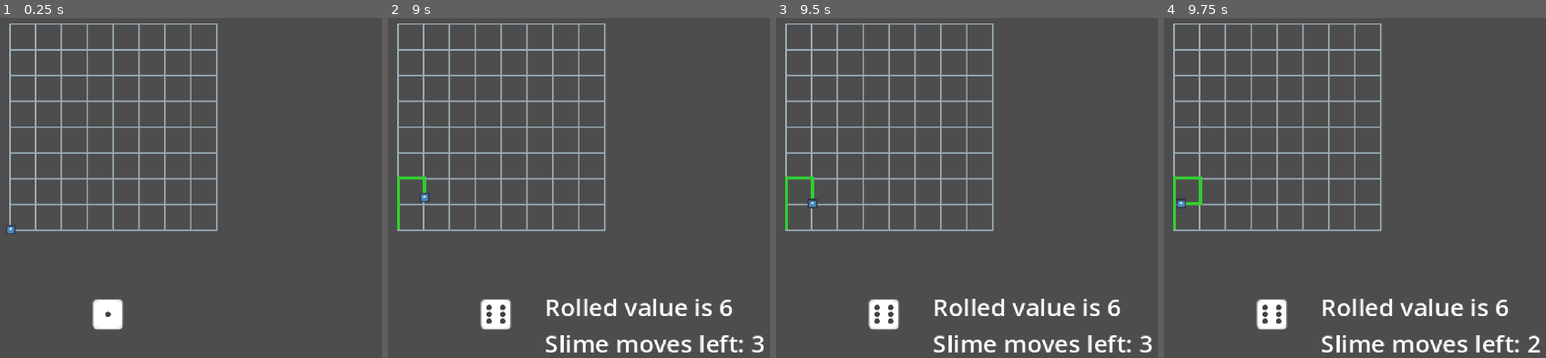
Above: before the commit, frames 1-4 (left to right).
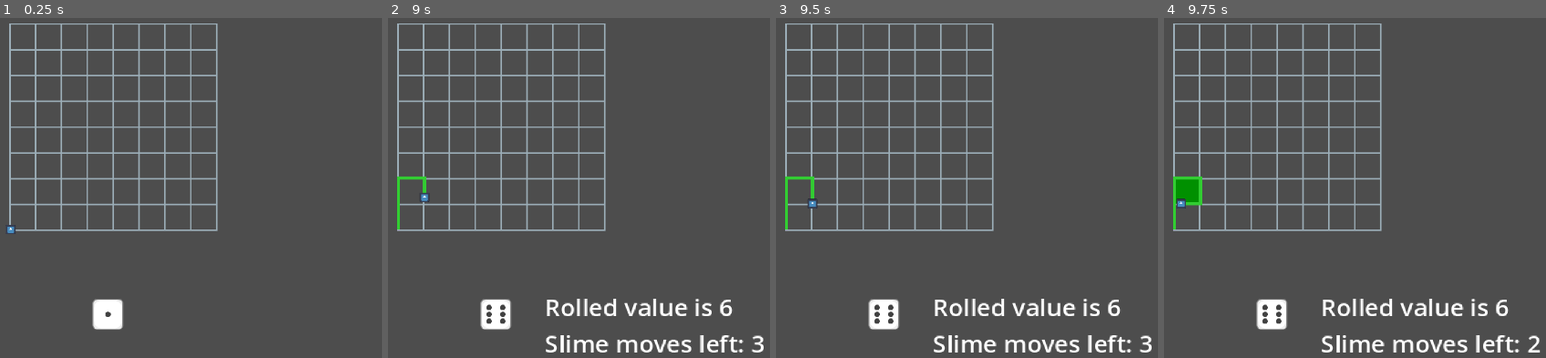
Above: after the commit, the same moments.

Repository: Sooshimi/mould
Game: Godot game, scene res://scenes/main.tscn
The game is run twice, just before and just after one commit, with the same random seed, the same clock (stepped at 60 frames per second) and the same inputs. The engine's default icon, where the game draws it, is replaced by a stand-in: a white triangle on a blue panel in a dark square.
Inputs (mouse positions are in pixels of both pictures, inside the frame that each line leads up to):
- Up to frame 1 (0.25 s): no input
- Up to frame 2 (9 s): click (494, 313) at 0.5 s; tap Enter at 1.25, 3.5, 5 s; hold D (right) 1.28-2.03 s; tap Space at 2, 4.25, 5.75 s; hold S (down) 2.03-2.78 s; hold D (right) 2.78-3.53 s; hold W (up) 3.53-4.28 s; hold A (left) 4.28-5.78 s; hold S (down) 5.78-6.53 s; hold D (right) 6.53-7.28 s; hold W (up) 7.28-8.03 s; hold D (right) 8.03-8.78 s; hold S (down) from 8.78 s (still down)
- Up to frame 3 (9.5 s): keep holding S (down)
- Up to frame 4 (9.75 s): release S (down) at 9.53 s; hold A (left) from 9.53 s (still down)

Frames 1-3 are identical in both runs. In frame 4, 0.4% of the frame differs, in the area x 3-10%, y 47-55%.

Commit message:
create dynamic grid

Diff:
--- a/scenes/cell.tscn
+++ b/scenes/cell.tscn
@@ -1,6 +1,6 @@
 [gd_scene load_steps=3 format=3 uid="uid://llc5dayvldkd"]
 
-[ext_resource type="Script" uid="uid://d01eus5cvfa8x" path="res://scenes/cell.gd" id="1_upbjj"]
+[ext_resource type="Script" uid="uid://d01eus5cvfa8x" path="res://scripts/cell.gd" id="1_upbjj"]
 
 [sub_resource type="RectangleShape2D" id="RectangleShape2D_6ngbm"]
 size = Vector2(2, 5.25)
--- /dev/null
+++ b/scenes/grid.tscn
@@ -0,0 +1,8 @@
+[gd_scene load_steps=3 format=3 uid="uid://ccx1n4a6ip1g3"]
+
+[ext_resource type="Script" uid="uid://kruj4kdk6pgc" path="res://scripts/grid.gd" id="1_t5fjg"]
+[ext_resource type="PackedScene" uid="uid://llc5dayvldkd" path="res://scenes/cell.tscn" id="2_w88cy"]
+
+[node name="Grid" type="Node2D"]
+script = ExtResource("1_t5fjg")
+cell_scene = ExtResource("2_w88cy")
--- a/scenes/main.tscn
+++ b/scenes/main.tscn
@@ -2,24 +2,24 @@
 
 [ext_resource type="Script" uid="uid://dcmuma8unkvxd" path="res://scripts/main.gd" id="1_0wfyh"]
 [ext_resource type="Texture2D" uid="uid://fatuvqcajhiy" path="res://assets/grid.png" id="2_sugp2"]
+[ext_resource type="PackedScene" uid="uid://ccx1n4a6ip1g3" path="res://scenes/grid.tscn" id="2_tipki"]
 [ext_resource type="PackedScene" uid="uid://h3smwm553ckt" path="res://scenes/slime.tscn" id="3_sugp2"]
 [ext_resource type="PackedScene" uid="uid://bnx3m6tx4tt5v" path="res://scenes/ui/ui.tscn" id="3_tbgi4"]
 [ext_resource type="PackedScene" uid="uid://caorlff8v250a" path="res://scenes/dice.tscn" id="4_jyhfs"]
 [ext_resource type="PackedScene" uid="uid://ciagworcfis82" path="res://scenes/slime_path.tscn" id="6_tefeu"]
-[ext_resource type="PackedScene" uid="uid://llc5dayvldkd" path="res://scenes/cell.tscn" id="7_o6xl0"]
 
 [node name="Main" type="Node2D"]
 script = ExtResource("1_0wfyh")
 
-[node name="Grid" type="TextureRect" parent="."]
+[node name="GridLines" type="TextureRect" parent="."]
 offset_left = 159.0
 offset_top = 24.0
 offset_right = 296.0
 offset_bottom = 161.0
 texture = ExtResource("2_sugp2")
 
-[node name="Cell" parent="." instance=ExtResource("7_o6xl0")]
-position = Vector2(168, 152)
+[node name="Grid" parent="." instance=ExtResource("2_tipki")]
+position = Vector2(167, 32)
 
 [node name="SlimePath" parent="." instance=ExtResource("6_tefeu")]
 
--- a/scripts/characters/slime.gd
+++ b/scripts/characters/slime.gd
@@ -37,7 +37,7 @@
 			move(Vector2(1.0, 0.0))
 
 	slime_path.add_point(global_position)
-	last_point = global_position
+
 
 func reset_slime_movements_remaining(new_value: int) -> void:
 	slime_movement_remaining = new_value
--- /dev/null
+++ b/scripts/grid.gd
@@ -0,0 +1,21 @@
+extends Node2D
+
+@export var cell_scene: PackedScene
+
+const CELL_SIZE := 16
+const BORDER_THICKNESS := 1
+const GRID_SIZE := 8
+
+func _ready() -> void:
+	create_grid()
+
+func create_grid() -> void:
+	for y in range (GRID_SIZE):
+		for x in range (GRID_SIZE):
+			var cell = cell_scene.instantiate()
+			add_child(cell)
+
+			# Calculate position with borders
+			var pos_x = BORDER_THICKNESS + x * (CELL_SIZE + BORDER_THICKNESS)
+			var pos_y = BORDER_THICKNESS + y * (CELL_SIZE + BORDER_THICKNESS)
+			cell.position = Vector2(pos_x, pos_y)
Renamed: scenes/cell.gd -> scripts/cell.gd
Renamed: scenes/cell.gd.uid -> scripts/cell.gd.uid
Not shown, added: scripts/grid.gd.uid
